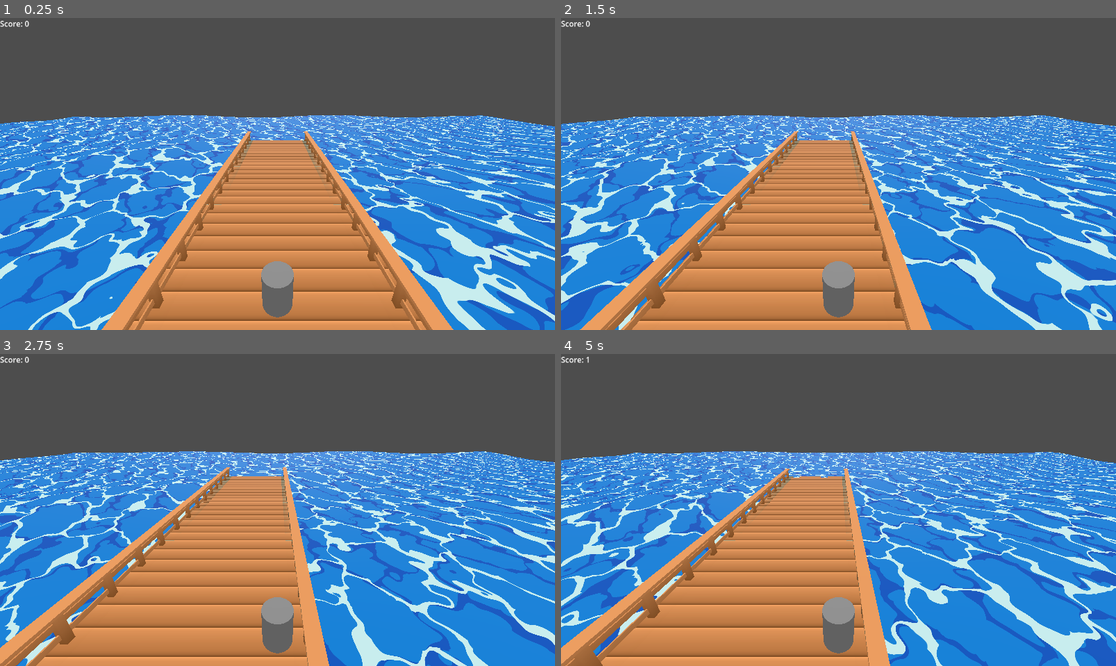
Above: before the commit, frames 1-4 (two rows, left to right).
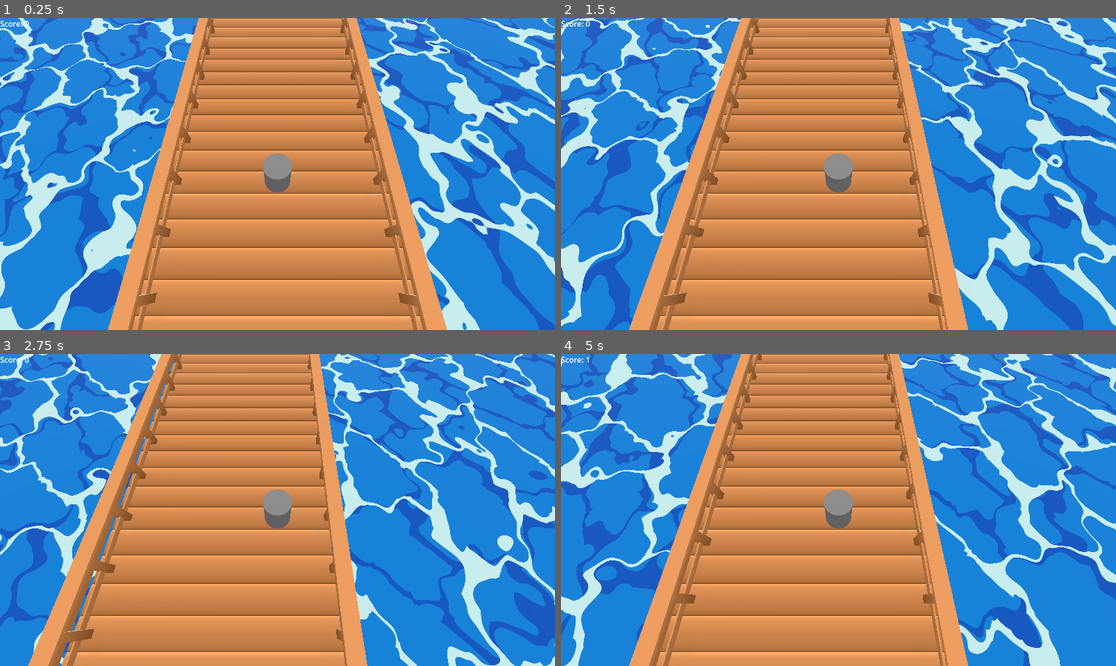
Above: after the commit, the same moments.

Repository: msfrazier/HoppyGull
Game: Godot game, scene res://main.tscn
The game is run twice, just before and just after one commit, with the same random seed, the same clock (stepped at 60 frames per second) and the same inputs.
Inputs:
- Up to frame 1 (0.25 s): no input
- Up to frame 2 (1.5 s): tap Enter (ui_accept) at 0.5, 0.77 s; hold Right (ui_right) 0.53-1.28 s; hold Down (ui_down) from 1.28 s (still down)
- Up to frame 3 (2.75 s): tap Enter (ui_accept) at 1.52 s; release Down (ui_down) at 2.03 s; hold Right (ui_right) from 2.03 s (still down)
- Up to frame 4 (5 s): release Right (ui_right) at 2.78 s; hold Up (ui_up) 2.78-3.53 s; tap Enter (ui_accept) at 3.02, 3.77, 4.52 s; hold Left (ui_left) from 3.53 s (still down)

The runs differ from the first frame. In frame 1, 73% of the frame differs, in the area x 0-100%, y 0-100%; in frame 2, 75%; in frame 3, 73%; in frame 4, 76%.

Commit message:
fixed fall trigger

Diff:
--- a/hoppy-gull/dock_2.tscn
+++ b/hoppy-gull/dock_2.tscn
@@ -14,6 +14,8 @@
 @onready var railing = preload(\"res://railing.tscn\")
 @onready var tile_width  = 0.4
 @onready var add_railing = true
+
+signal death_signal
 
 # Called when the node enters the scene tree for the first time.
 func _ready() -> void:
@@ -39,11 +41,6 @@
 
 func _on_main_create_plank() -> void:
 
-	#for i in plank_arr:
-		#var tween = get_tree().create_tween()
-		#tween.tween_property(i,\"position\",
-		#Vector3(i.position.x,i.position.y,i.position.z-tile_width),01.333333333333)
-		##i.position.z -= tile_width
 	plank_arr[0].queue_free()
 	plank_arr.pop_front()
 	var new_plank = Array()
@@ -64,6 +61,24 @@
 	last_plank_pos += 1
 	plank_arr.push_back(plank_inst)
 
+
+
+func _on_plank_wobble_timer_timeout() -> void:
+	print(\"Start wobble\")
+	var wobble_plank = plank_arr[-1*(first_plank_pos)]
+	wobble_plank.get_node(\"AnimationPlayer\").play(\"wobble\")
+	wobble_plank.get_node(\"plank_fall_timer\").start(3)
+
+	pass # Replace with function body.
+
+
+func check_if_char_dead(checking_plank) -> void:
+	#print(\"fall\")
+	#print(plank_arr)
+	#print(checking_plank)
+	if checking_plank == plank_arr[6]:
+		death_signal.emit()
+	pass # Replace with function body.
 "
 
 [node name="dock_2" type="AnimatableBody3D"]
--- /dev/null
+++ b/hoppy-gull/forward.gd
@@ -0,0 +1,11 @@
+extends Node
+
+
+# Called when the node enters the scene tree for the first time.
+func _ready() -> void:
+	pass # Replace with function body.
+
+
+# Called every frame. 'delta' is the elapsed time since the previous frame.
+func _process(delta: float) -> void:
+	pass
--- a/hoppy-gull/gull.tscn
+++ b/hoppy-gull/gull.tscn
@@ -29,14 +29,16 @@
 		move_and_slide()
 	else:
 		velocity = Vector3.ZERO
-	if velocity == Vector3.ZERO and state_machine.current_state.name == 'moving':
-		print(movement_time)
+	if velocity == Vector3.ZERO and \\
+	(state_machine.current_state.name == 'moving' or \\
+	state_machine.current_state.name == 'forward'):
 		movement_time = 0.0
 		state_machine.set_state(\"alive\")
 	pass
 
-func _input(event: InputEvent) -> void:
-	if event.is_action(\"ui_left\") and velocity.is_zero_approx() \\
+
+func _process(delta: float) -> void:
+	if Input.is_action_just_pressed(\"ui_left\") and velocity.is_zero_approx() \\
 	and state_machine.current_state.name == \"alive\"\\
 	and current_position > 0:
 		final_position = (position + Vector3(movement_dist,0,0)).snappedf(0.1)
@@ -45,7 +47,7 @@
 		velocity.z = direction.z * SPEED
 		current_position -= 1
 		check_position.emit(final_position, false)
-	elif event.is_action(\"ui_right\") and velocity.is_zero_approx()\\
+	elif Input.is_action_just_pressed(\"ui_right\") and velocity.is_zero_approx()\\
 	and state_machine.current_state.name == \"alive\"\\
 	and current_position < 6:
 		final_position = (position + Vector3(-movement_dist,0,0)).snappedf(0.1)
@@ -54,7 +56,7 @@
 		velocity.z = direction.z * SPEED
 		current_position += 1
 		check_position.emit(final_position, false)
-	elif (event.is_action_pressed(\"ui_up\") or event.is_action(\"ui_up\"))\\
+	elif (Input.is_action_just_pressed(\"ui_up\"))\\
 	 and velocity.is_zero_approx()\\
 	and state_machine.current_state.name == \"alive\":
 		final_position = (position + Vector3(0,0,movement_dist)).snappedf(0.1)
@@ -63,6 +65,9 @@
 		velocity.z = direction.z * SPEED
 		check_position.emit(final_position, true)
 
+func check_if_dead(checking_plank):
+	print(checking_plank)
+	pass
 "
 
 [sub_resource type="CylinderShape3D" id="CylinderShape3D_wbb4c"]
--- a/hoppy-gull/main.gd
+++ b/hoppy-gull/main.gd
@@ -7,7 +7,6 @@
 
 @onready var screen_size: Vector2
 @onready var state_machine: StateMachine
-
 
 signal increase_score
 signal create_plank()
@@ -20,20 +19,6 @@
 
 	screen_size = get_viewport().get_visible_rect().size
 
-	#var planks_arr = [Vector3(-1, 0, -1), Vector3(0, 0, -1), Vector3(-2, 0, -1),
-	 #Vector3(1, 0, -1), Vector3(-3, 0, -1), Vector3(2, 0, -1),
-	#Vector3(-4, 0, -1)]
-	#
-	#var planks_arr_x = range(-4,3)
-	#var planks_arr_z = range(-3,15)
-#
-	#for z in planks_arr_z:
-		#var plank = Array()
-		#for x in planks_arr_x:
-			#gridMap.set_cell_item(Vector3(x,0,z), 0)
-			#plank.push_back(Vector3(x,0,z))
-		#dock.push_back(plank)
-
 # Called every frame. 'delta' is the elapsed time since the previous frame.
 func _process(delta: float) -> void:
 	pass
@@ -45,14 +30,16 @@
 	elif is_forward:
 		check_tile = dock.next_plank[gull.current_position]
 	if check_tile==0:
-		kill_screen_trigger.emit(screen_size)
-		state_machine.set_state('kill')
+		_trigger_kill_screen()
 	elif is_forward:
 		create_plank.emit()
 		increase_score.emit()
 
 	pass # Replace with function body.
 
+func _on_plank_check_char_fell() -> void:
+	print("Check char fell")
+	pass
 
 func _on_retry_button_button_down() -> void:
 	get_tree().reload_current_scene()
@@ -60,3 +47,8 @@
 
 func _on_quit_button_button_down() -> void:
 	get_tree().quit()
+
+
+func _trigger_kill_screen():
+	kill_screen_trigger.emit(screen_size)
+	state_machine.set_state('kill')
--- a/hoppy-gull/main.tscn
+++ b/hoppy-gull/main.tscn
@@ -1,14 +1,11 @@
-[gd_scene load_steps=16 format=3 uid="uid://byovfrpxavwkx"]
+[gd_scene load_steps=14 format=3 uid="uid://byovfrpxavwkx"]
 
 [ext_resource type="PackedScene" uid="uid://ce6on0dc1jgp1" path="res://gull.tscn" id="1_ig7tw"]
 [ext_resource type="Script" uid="uid://ck58xg1mvjsfn" path="res://main.gd" id="1_lquwl"]
 [ext_resource type="PackedScene" uid="uid://bv137l18xut6" path="res://state_machine.tscn" id="2_7mycd"]
-[ext_resource type="PackedScene" uid="uid://b784ohtqpqrfl" path="res://grid_map.tscn" id="4_1bvp3"]
 [ext_resource type="Shader" uid="uid://cmiwc5hkyq4th" path="res://ocean_2.gdshader" id="4_kek77"]
-[ext_resource type="Script" uid="uid://b0vwr4x5mjnox" path="res://grid_map.gd" id="7_5vw27"]
 [ext_resource type="Script" uid="uid://crktnqdxppbti" path="res://kill_screen.gd" id="7_272bh"]
 [ext_resource type="PackedScene" uid="uid://d2ml1r6tf8bth" path="res://dock_2.tscn" id="9_4c57u"]
-[ext_resource type="PackedScene" uid="uid://cmjhacx4w5v5m" path="res://plank_object.tscn" id="9_kek77"]
 
 [sub_resource type="Environment" id="Environment_kek77"]
 background_color = Color(1, 1, 1, 1)
@@ -71,6 +68,30 @@
 fill_from = Vector2(1, 0)
 fill_to = Vector2(1, 1)
 
+[sub_resource type="GDScript" id="GDScript_kek77"]
+script/source = "extends Timer
+
+
+# Called when the node enters the scene tree for the first time.
+func _ready() -> void:
+	pass # Replace with function body.
+
+
+# Called every frame. 'delta' is the elapsed time since the previous frame.
+func _process(delta: float) -> void:
+	pass
+
+
+func _on_alive_plank_wobble_timer_start() -> void:
+	self.start(3)
+	pass # Replace with function body.
+
+
+func _on_moving_plank_wobble_timer_stop() -> void:
+	self.stop()
+	pass # Replace with function body.
+"
+
 [node name="main" type="Node3D"]
 script = ExtResource("1_lquwl")
 
@@ -86,25 +107,18 @@
 
 [node name="camera" type="Camera3D" parent="gull"]
 transform = Transform3D(-1, -4.7731522e-08, 7.324236e-08, 4.5598885e-08, 0.43002275, 0.902818, -7.458876e-08, 0.902818, -0.43002275, 0, 2.9603214, -1.2919896)
+current = true
 
 [node name="camera2" type="Camera3D" parent="gull"]
 transform = Transform3D(-1, -4.7731515e-08, 7.3242354e-08, 0, 0.83779496, 0.5459849, -8.742277e-08, 0.5459849, -0.83779496, 0, 6.922907, -7.0364733)
 
 [node name="camera3" type="Camera3D" parent="gull"]
 transform = Transform3D(-1, -4.7731515e-08, 7.3242354e-08, -1.646232e-08, 0.9256197, 0.37845474, -8.58588e-08, 0.37845474, -0.9256197, 0, 2.5875187, -1.8547182)
-current = true
 
 [node name="ocean" type="MeshInstance3D" parent="gull"]
 transform = Transform3D(1, 0, 0, 0, 1, 0, 0, 0, 1, -0.05934453, -4.788082, -0.007501006)
 mesh = SubResource("PlaneMesh_4c57u")
 skeleton = NodePath("../..")
-
-[node name="GridMap" parent="." instance=ExtResource("4_1bvp3")]
-visible = false
-data = {
-"cells": PackedInt32Array(65535, 65535, 1)
-}
-script = ExtResource("7_5vw27")
 
 [node name="score_control" type="Control" parent="."]
 layout_mode = 3
@@ -167,24 +181,24 @@
 text = "Quit
 "
 
-[node name="plank_object" parent="." instance=ExtResource("9_kek77")]
-transform = Transform3D(0.5, 0, 0, 0, 0.482, 0, 0, 0, 0.5, 0, -0.003863763, 0)
-visible = false
-tile_arr = Array[int]([1, 0, 1, 1, 0, 1, 1])
-
-[node name="plank_object2" parent="." instance=ExtResource("9_kek77")]
-transform = Transform3D(0.5, 0, 0, 0, 0.482, 0, 0, 0, 0.5, 0, -0.003863763, 0.4)
-visible = false
-tile_arr = Array[int]([1, 0, 1, 1, 0, 1, 1])
-
 [node name="dock_2" parent="." instance=ExtResource("9_4c57u")]
 transform = Transform3D(1, 0, 0, 0, 1, 0, 0, 0, 1, 0, -0.1, 0)
+
+[node name="plank_wobble_timer" type="Timer" parent="."]
+wait_time = 3.0
+one_shot = true
+script = SubResource("GDScript_kek77")
 
 [connection signal="create_plank" from="." to="dock_2" method="_on_main_create_plank"]
 [connection signal="increase_score" from="." to="score_control/score_label" method="_on_main_increase_score"]
 [connection signal="kill_screen_trigger" from="." to="score_control/kill_screen" method="_on_main_kill_screen_trigger"]
+[connection signal="plank_wobble_timer_start" from="state_machine/alive" to="plank_wobble_timer" method="_on_alive_plank_wobble_timer_start"]
+[connection signal="plank_wobble_timer_start" from="state_machine/forward" to="plank_wobble_timer" method="_on_alive_plank_wobble_timer_start"]
 [connection signal="check_position" from="gull" to="." method="_on_gull_check_position"]
 [connection signal="button_down" from="score_control/kill_screen/retry_button" to="." method="_on_retry_button_button_down"]
 [connection signal="button_down" from="score_control/kill_screen/quit_button" to="." method="_on_quit_button_button_down"]
-
+[connection signal="death_signal" from="dock_2" to="." method="_trigger_kill_screen"]
+[connection signal="timeout" from="plank_wobble_timer" to="dock_2" method="_on_plank_wobble_timer_timeout"]
+
+[editable path="state_machine"]
 [editable path="gull"]
--- a/hoppy-gull/moving.gd
+++ b/hoppy-gull/moving.gd
@@ -2,13 +2,15 @@
 
 var fsm: StateMachine
 
+signal plank_wobble_timer_stop
+
 func enter():
-	print('moving')
+	#print('moving')
+	#plank_wobble_timer_stop.emit()
 	pass
 
 func exit(next_state):
 	fsm.change_to(next_state)
 
-
 func _unhandled_key_input(event):
 	pass
--- /dev/null
+++ b/hoppy-gull/plank_fall_timer.gd
@@ -0,0 +1,11 @@
+extends Timer
+
+
+# Called when the node enters the scene tree for the first time.
+func _ready() -> void:
+	pass # Replace with function body.
+
+
+# Called every frame. 'delta' is the elapsed time since the previous frame.
+func _process(delta: float) -> void:
+	pass
--- a/hoppy-gull/plank_object.gd
+++ b/hoppy-gull/plank_object.gd
@@ -1,11 +1,43 @@
+class_name plank
 extends Node3D
 
+@export var tile_arr := Array([],TYPE_INT,"",null)
+@export var railing : bool
+@onready var railing_1_scene = preload("res://railing_1.tscn")
+@onready var railing_2_scene = preload("res://railing_2.tscn")
+@onready var animation_player = $AnimationPlayer
 
-# Called when the node enters the scene tree for the first time.
+signal check_char_fell
+
 func _ready() -> void:
+	build_plank(tile_arr)
+	#print(get_tree().current_scene.get_node("gull"))
+	check_char_fell.connect(get_tree().current_scene.get_node("dock_2").check_if_char_dead.bind())
 	pass # Replace with function body.
 
 
 # Called every frame. 'delta' is the elapsed time since the previous frame.
 func _process(delta: float) -> void:
 	pass
+
+func set_tile_arr(new_tile_arr:Array):
+	tile_arr = new_tile_arr
+
+func build_plank(tile_arr):
+	for tile in range(len(tile_arr)):
+		if tile_arr[tile]==1:
+			var rounded_plank_tile = load("res://rounded_plank_tile.tscn").instantiate()
+			get_node("plank_object/tile_{0}".format([tile+1])).add_child(rounded_plank_tile)
+	if railing:
+		get_node("plank_object/end_tile").add_child(railing_1_scene.instantiate())
+		get_node("plank_object/end_tile2").add_child(railing_1_scene.instantiate())
+	else:
+		get_node("plank_object/end_tile").add_child(railing_2_scene.instantiate())
+		get_node("plank_object/end_tile2").add_child(railing_2_scene.instantiate())
+
+
+func _on_plank_fall_timer_timeout() -> void:
+	animation_player.stop()
+	animation_player.play("fall")
+	check_char_fell.emit(self)
+	pass # Replace with function body.
--- a/hoppy-gull/plank_object.tscn
+++ b/hoppy-gull/plank_object.tscn
@@ -1,18 +1,117 @@
-[gd_scene load_steps=4 format=3 uid="uid://cmjhacx4w5v5m"]
+[gd_scene load_steps=8 format=3 uid="uid://cmjhacx4w5v5m"]
 
-[ext_resource type="PackedScene" uid="uid://dmr68etageyf" path="res://rounded_plank_tile.tscn" id="1_jxc1h"]
+[ext_resource type="Script" uid="uid://b4hdygwhcl75k" path="res://plank_object.gd" id="1_3wd3n"]
 [ext_resource type="PackedScene" uid="uid://b6q1sjbjx3s17" path="res://mesh/end_plank.glb" id="2_3wd3n"]
 
-[sub_resource type="GDScript" id="GDScript_3wd3n"]
-script/source = "class_name plank
-extends Node3D
+[sub_resource type="Animation" id="Animation_3wd3n"]
+resource_name = "wobble"
+length = 0.266
+loop_mode = 1
+tracks/0/type = "position_3d"
+tracks/0/imported = false
+tracks/0/enabled = true
+tracks/0/path = NodePath(".")
+tracks/0/interp = 1
+tracks/0/loop_wrap = true
+tracks/0/keys = PackedFloat32Array(0, 1, 0, 0, 0, 0.06666667, 1, -0.1, 0, 0, 0.13333334, 1, -7.450581e-09, 0, 0, 0.2, 1, 0.1, 0, 0, 0.26666668, 1, 0, 0, 0)
 
-@export var tile_arr := Array([],TYPE_INT,\"\",null)
-@export var railing : bool
-@onready var railing_scene = preload(\"res://railing.tscn\")
+[sub_resource type="Animation" id="Animation_vd2kw"]
+length = 0.001
+tracks/0/type = "position_3d"
+tracks/0/imported = false
+tracks/0/enabled = true
+tracks/0/path = NodePath(".")
+tracks/0/interp = 1
+tracks/0/loop_wrap = true
+tracks/0/keys = PackedFloat32Array(0, 1, 0, 0, 0)
+tracks/1/type = "position_3d"
+tracks/1/imported = false
+tracks/1/enabled = true
+tracks/1/path = NodePath("tile_1")
+tracks/1/interp = 1
+tracks/1/loop_wrap = true
+tracks/1/keys = PackedFloat32Array(0, 1, 2.4, 0, 0)
+tracks/2/type = "position_3d"
+tracks/2/imported = false
+tracks/2/enabled = true
+tracks/2/path = NodePath("tile_2")
+tracks/2/interp = 1
+tracks/2/loop_wrap = true
+tracks/2/keys = PackedFloat32Array(0, 1, 1.6, 0, 0)
+tracks/3/type = "position_3d"
+tracks/3/imported = false
+tracks/3/enabled = true
+tracks/3/path = NodePath("tile_3")
+tracks/3/interp = 1
+tracks/3/loop_wrap = true
+tracks/3/keys = PackedFloat32Array(0, 1, 0.8, 0, 0)
+tracks/4/type = "position_3d"
+tracks/4/imported = false
+tracks/4/enabled = true
+tracks/4/path = NodePath("tile_4")
+tracks/4/interp = 1
+tracks/4/loop_wrap = true
+tracks/4/keys = PackedFloat32Array(0, 1, 0, 0, 0)
+tracks/5/type = "position_3d"
+tracks/5/imported = false
+tracks/5/enabled = true
+tracks/5/path = NodePath("tile_5")
+tracks/5/interp = 1
+tracks/5/loop_wrap = true
+tracks/5/keys = PackedFloat32Array(0, 1, -0.8, 0, 0)
+tracks/6/type = "position_3d"
+tracks/6/imported = false
+tracks/6/enabled = true
+tracks/6/path = NodePath("tile_6")
+tracks/6/interp = 1
+tracks/6/loop_wrap = true
+tracks/6/keys = PackedFloat32Array(0, 1, -1.6, 0, 0)
+tracks/7/type = "position_3d"
+tracks/7/imported = false
+tracks/7/enabled = true
+tracks/7/path = NodePath("tile_7")
+tracks/7/interp = 1
+tracks/7/loop_wrap = true
+tracks/7/keys = PackedFloat32Array(0, 1, -2.4, 0, 0)
+tracks/8/type = "position_3d"
+tracks/8/imported = false
+tracks/8/enabled = true
+tracks/8/path = NodePath("end_tile")
+tracks/8/interp = 1
+tracks/8/loop_wrap = true
+tracks/8/keys = PackedFloat32Array(0, 1, -3.2, 0, 0)
+tracks/9/type = "position_3d"
+tracks/9/imported = false
+tracks/9/enabled = true
+tracks/9/path = NodePath("end_tile2")
+tracks/9/interp = 1
+tracks/9/loop_wrap = true
+tracks/9/keys = PackedFloat32Array(0, 1, 3.2, 0, 0)
 
+[sub_resource type="Animation" id="Animation_5j53r"]
+resource_name = "fall"
+length = 1.5
+tracks/0/type = "position_3d"
+tracks/0/imported = false
+tracks/0/enabled = true
+tracks/0/path = NodePath(".")
+tracks/0/interp = 1
+tracks/0/loop_wrap = true
+tracks/0/keys = PackedFloat32Array(0, 1, 0, 0, 0, 1.5, 1, 0, -6, 0)
+
+[sub_resource type="AnimationLibrary" id="AnimationLibrary_5j53r"]
+_data = {
+&"RESET": SubResource("Animation_vd2kw"),
+&"fall": SubResource("Animation_5j53r"),
+&"wobble": SubResource("Animation_3wd3n")
+}
+
+[sub_resource type="GDScript" id="GDScript_cuvie"]
+script/source = "extends Timer
+
+
+# Called when the node enters the scene tree for the first time.
 func _ready() -> void:
-	build_plank(tile_arr)
 	pass # Replace with function body.
 
 
@@ -20,72 +119,56 @@
 func _process(delta: float) -> void:
 	pass
 
-func set_tile_arr(new_tile_arr:Array):
-	tile_arr = new_tile_arr
 
-func build_plank(tile_arr):
-	for tile in range(len(tile_arr)):
-		if tile_arr[tile]==1:
-			var rounded_plank_tile = load(\"res://rounded_plank_tile.tscn\").instantiate()
-			get_node(\"tile_{0}\".format([tile+1])).add_child(rounded_plank_tile)
-	if railing:
-		get_node(\"end_tile\").add_child(railing_scene.instantiate())
-		get_node(\"end_tile2\").add_child(railing_scene.instantiate())
+func _on_plank_wobble_timer_timeout() -> void:
+	self.start(3)
+	pass # Replace with function body.
 "
 
-[node name="plank_object" type="MeshInstance3D"]
+[node name="animated_plank" type="Node3D"]
+script = ExtResource("1_3wd3n")
+
+[node name="plank_object" type="Node3D" parent="."]
 transform = Transform3D(0.5, 0, 0, 0, 0.482, 0, 0, 0, 0.5, 0, 0, 0)
-script = SubResource("GDScript_3wd3n")
 
-[node name="tile_1" type="Marker3D" parent="."]
+[node name="tile_1" type="Marker3D" parent="plank_object"]
 transform = Transform3D(1, 0, 0, 0, 1, 0, 0, 0, 1, 2.4, 0, 0)
 
-[node name="rounded_plank_tile" parent="tile_1" instance=ExtResource("1_jxc1h")]
-visible = false
-
-[node name="tile_2" type="Marker3D" parent="."]
+[node name="tile_2" type="Marker3D" parent="plank_object"]
 transform = Transform3D(1, 0, 0, 0, 1, 0, 0, 0, 1, 1.6, 0, 0)
 
-[node name="rounded_plank_tile" parent="tile_2" instance=ExtResource("1_jxc1h")]
-visible = false
-
-[node name="tile_3" type="Marker3D" parent="."]
+[node name="tile_3" type="Marker3D" parent="plank_object"]
 transform = Transform3D(1, 0, 0, 0, 1, 0, 0, 0, 1, 0.8, 0, 0)
 
-[node name="rounded_plank_tile" parent="tile_3" instance=ExtResource("1_jxc1h")]
-visible = false
+[node name="tile_4" type="Marker3D" parent="plank_object"]
 
-[node name="tile_4" type="Marker3D" parent="."]
-
-[node name="rounded_plank_tile" parent="tile_4" instance=ExtResource("1_jxc1h")]
-visible = false
-
-[node name="tile_5" type="Marker3D" parent="."]
+[node name="tile_5" type="Marker3D" parent="plank_object"]
 transform = Transform3D(1, 0, 0, 0, 1, 0, 0, 0, 1, -0.8, 0, 0)
 
-[node name="rounded_plank_tile" parent="tile_5" instance=ExtResource("1_jxc1h")]
-visible = false
-
-[node name="tile_6" type="Marker3D" parent="."]
+[node name="tile_6" type="Marker3D" parent="plank_object"]
 transform = Transform3D(1, 0, 0, 0, 1, 0, 0, 0, 1, -1.6, 0, 0)
 
-[node name="rounded_plank_tile" parent="tile_6" instance=ExtResource("1_jxc1h")]
-visible = false
-
-[node name="tile_7" type="Marker3D" parent="."]
+[node name="tile_7" type="Marker3D" parent="plank_object"]
 transform = Transform3D(1, 0, 0, 0, 1, 0, 0, 0, 1, -2.4, 0, 0)
 
-[node name="rounded_plank_tile" parent="tile_7" instance=ExtResource("1_jxc1h")]
-visible = false
-
-[node name="end_tile" type="Marker3D" parent="."]
+[node name="end_tile" type="Marker3D" parent="plank_object"]
 transform = Transform3D(1, 0, 0, 0, 1, 0, 0, 0, 1, -3.2, 0, 0)
 
-[node name="end_plank" parent="end_tile" instance=ExtResource("2_3wd3n")]
+[node name="end_plank" parent="plank_object/end_tile" instance=ExtResource("2_3wd3n")]
 
-[node name="end_tile2" type="Marker3D" parent="."]
+[node name="end_tile2" type="Marker3D" parent="plank_object"]
 transform = Transform3D(1, 0, 0, 0, 1, 0, 0, 0, 1, 3.2, 0, 0)
 
-[node name="end_plank" parent="end_tile2" instance=ExtResource("2_3wd3n")]
+[node name="end_plank" parent="plank_object/end_tile2" instance=ExtResource("2_3wd3n")]
 
-[editable path="tile_3/rounded_plank_tile"]
+[node name="AnimationPlayer" type="AnimationPlayer" parent="."]
+root_node = NodePath("../plank_object")
+libraries = {
+&"": SubResource("AnimationLibrary_5j53r")
+}
+
+[node name="plank_fall_timer" type="Timer" parent="."]
+one_shot = true
+script = SubResource("GDScript_cuvie")
+
+[connection signal="timeout" from="plank_fall_timer" to="." method="_on_plank_fall_timer_timeout"]
--- /dev/null
+++ b/hoppy-gull/plank_wobble_timer.gd
@@ -0,0 +1,11 @@
+extends Timer
+
+
+# Called when the node enters the scene tree for the first time.
+func _ready() -> void:
+	pass # Replace with function body.
+
+
+# Called every frame. 'delta' is the elapsed time since the previous frame.
+func _process(delta: float) -> void:
+	pass
--- /dev/null
+++ b/hoppy-gull/railing_1.tscn
@@ -0,0 +1,5 @@
+[gd_scene load_steps=2 format=3 uid="uid://ckyolvnb8fq1n"]
+
+[ext_resource type="PackedScene" uid="uid://cklmfwvpb47yk" path="res://mesh/railing_1.glb" id="1_q213u"]
+
+[node name="railing_12" instance=ExtResource("1_q213u")]
--- /dev/null
+++ b/hoppy-gull/railing_2.tscn
@@ -0,0 +1,5 @@
+[gd_scene load_steps=2 format=3 uid="uid://dnuy4yl6v3ell"]
+
+[ext_resource type="PackedScene" uid="uid://py4qfbk1mjnx" path="res://mesh/railing_2.glb" id="1_pbs2l"]
+
+[node name="railing_22" instance=ExtResource("1_pbs2l")]
--- a/hoppy-gull/state_machine.tscn
+++ b/hoppy-gull/state_machine.tscn
@@ -9,16 +9,44 @@
 
 var fsm: StateMachine
 
+signal plank_wobble_timer_start
+
 func enter():
+	#plank_wobble_timer_start.emit()
 	pass
 
 func exit(next_state):
 	fsm.change_to(next_state)
 
 
+#func plank_fall_timeout():
+	#print(\"timeout\")
+
+
 func _unhandled_key_input(event):
-	if event.as_text() in [\"W\",\"A\",\"D\",\"Up\",\"Left\",\"Right\"]:
+	if event.as_text() in [\"A\",\"D\",\"Left\",\"Right\"]:
 		fsm.change_to('moving')
+	elif event.as_text() in [\"W\",\"Up\"]:
+		fsm.change_to('forward')
+	pass
+"
+
+[sub_resource type="GDScript" id="GDScript_wbto3"]
+script/source = "extends Node
+
+var fsm: StateMachine
+
+signal plank_wobble_timer_start
+
+func enter():
+	#plank_wobble_timer_stop.emit()
+	plank_wobble_timer_start.emit()
+	pass
+
+func exit(next_state):
+	fsm.change_to(next_state)
+
+func _unhandled_key_input(event):
 	pass
 "
 
@@ -33,3 +61,6 @@
 
 [node name="moving" type="Node" parent="."]
 script = ExtResource("3_wbto3")
+
+[node name="forward" type="Node" parent="."]
+script = SubResource("GDScript_wbto3")
Not shown, added: hoppy-gull/forward.gd.uid
Binary file added: hoppy-gull/mesh/railing_1.glb
Not shown, added: hoppy-gull/mesh/railing_1.glb.import
Binary file added: hoppy-gull/mesh/railing_1_rounded_plank_tile_gr-1.png
Not shown, added: hoppy-gull/mesh/railing_1_rounded_plank_tile_gr-1.png.import
Binary file added: hoppy-gull/mesh/railing_2.glb
Not shown, added: hoppy-gull/mesh/railing_2.glb.import
Binary file added: hoppy-gull/mesh/railing_2_rounded_plank_tile_gr-1.png
Not shown, added: hoppy-gull/mesh/railing_2_rounded_plank_tile_gr-1.png.import
Not shown, added: hoppy-gull/plank_fall_timer.gd.uid
Not shown, added: hoppy-gull/plank_wobble_timer.gd.uid
Not shown: 1 places in hoppy-gull/state_machine.tscn that only renumber resources
